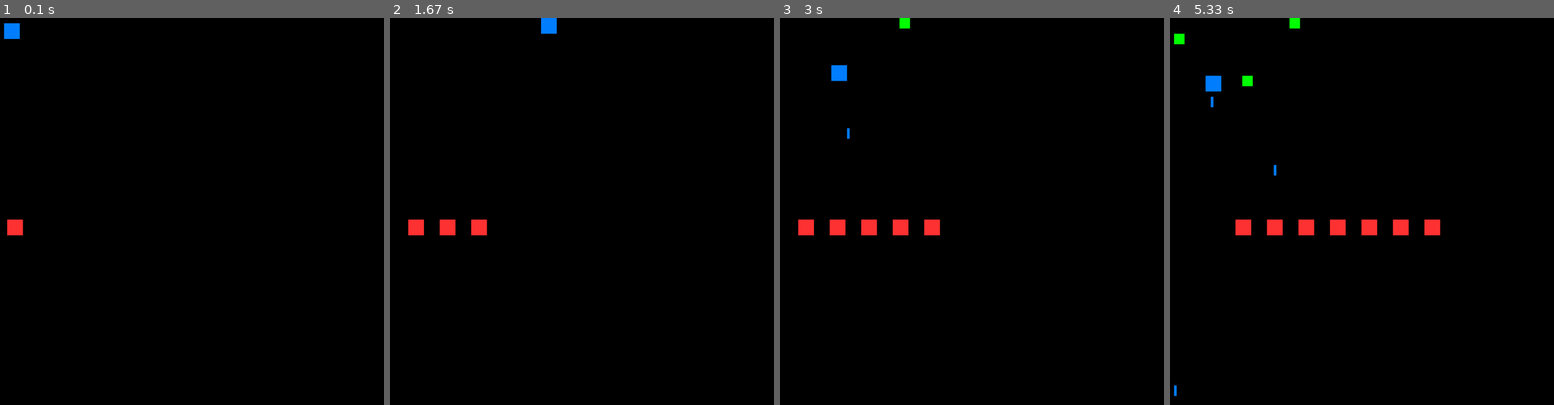
Above: before the commit, frames 1-4 (left to right).
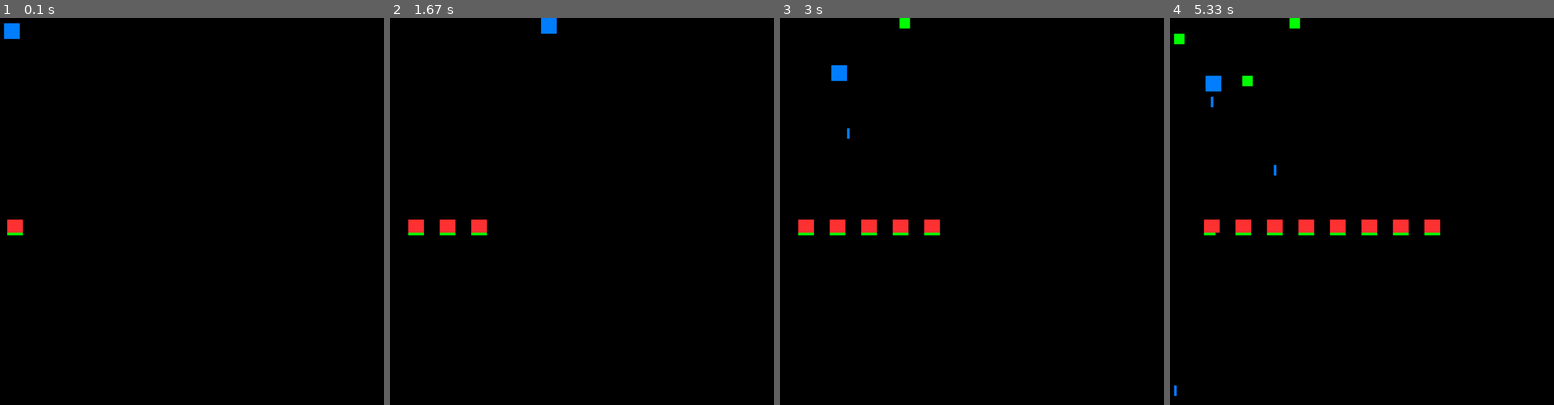
Above: after the commit, the same moments.

Repository: JasZhe/Tower-Defense
Game: pygame game, started from game.py
The game is run twice, just before and just after one commit, with the same random seed, the same clock (stepped at 60 frames per second) and the same inputs.
Inputs:
- Up to frame 1 (0.1 s): no input
- Up to frame 2 (1.67 s): hold Right 0.33-0.8 s; hold Up 0.83-1.13 s; hold Right 1.17-1.63 s
- Up to frame 3 (3 s): hold Left 1.67-2.2 s; tap T at 1.82 s; hold Down 2.23-2.53 s; tap Space at 2.57, 2.97 s; hold Left from 2.9 s (still down)
- Up to frame 4 (5.33 s): tap Space at 3.27, 3.4, 3.8, 4.1, 4.47, 4.87, 5.17 s; release Left at 3.3 s; hold Up 3.33-3.7 s; tap T at 3.48, 4.95 s; hold Right 3.73-4.37 s; hold Down 4.4-4.77 s; hold Left 4.8-5.27 s; hold Right from 5.3 s (still down)

The runs differ from the first frame. In frame 1, less than 0.1% of the frame differs, in the area x 1-7%, y 55-57%; in frame 2, 0.1%; in frame 3, 0.2%; in frame 4, 0.4%, in the area x 8-71%, y 52-57%.

Commit message:
Added HP bar for each enemy; hp and damage can be easily adjusted

Diff:
--- a/game.py
+++ b/game.py
@@ -79,13 +79,14 @@
 class Enemy(object):
 
         # Add health
-        def __init__(self, body, colour, speed, screen_width, screen_height):
+        def __init__(self, body, colour, speed, screen_width, screen_height, hp = 100):
 
             self.body = body
             self.speed = speed
             self.colour = colour
             self.screen_width = screen_width
             self.screen_height = screen_height
+            self.hp = hp
 
 
         def update(self):
@@ -93,10 +94,10 @@
 
         # Return true if the enemy has left the screen
         def check_destroy(self):
-            if self.body.right >= self.screen_width:
-                return 1
+            if self.body.right >= self.screen_width or self.hp <= 0:
+                return True
             else:
-                return 0
+                return False
 
 
 class Bullet(object):
@@ -114,9 +115,9 @@
     # Return true if the bullet leaves the screen
     def check_destroy(self):
         if self.body.bottom >= self.screen_height:
-            return 1
+            return True
         else:
-            return 0
+            return False
 
     # If the bullet hits an enemy, remove the enemy and return true
     # otherwise return false
@@ -143,6 +144,7 @@
 
 BLUE = (0, 128, 255)
 RED = (255, 51, 51)
+ORANGE = (255, 153, 51)
 GREEN = (0, 255, 0)
 BLACK = (0, 0, 0)
 frame_rate = 30
@@ -167,6 +169,7 @@
 bullet_list = []
 last_shot = 0
 SHOT_DELAY = 500
+SHOT_DMG = 25
 
 tower_list = []
 tower_damage = {GREEN : 5}
@@ -221,29 +224,47 @@
     for tower in tower_list:
         pygame.draw.rect(screen, tower.type, tower.body)
 
-    # If the player made a shot draw the bullet
-    for bullet in bullet_list:
-        pygame.draw.rect(screen, bullet.colour, bullet.body)
-        bullet.update()
+
         # If the bullet leaves the screen then stop drawing the current bullet
         # and allow the player to make a new shot
     for bullet in bullet_list:
         if bullet.check_destroy():
             bullet_list.remove(bullet)
 
+     # If the bullet is still on screen, draw it
+    for bullet in bullet_list:
+        pygame.draw.rect(screen, bullet.colour, bullet.body)
+        bullet.update()
+
     # Draw each enemy and move it
     # If the enemy gets to the end of the screen remove it
     # Put draw and remove in different loops
     for enemy in enemy_list:
+        for bullet in bullet_list:
+            if bullet.body.colliderect(enemy.body):
+                enemy.hp = enemy.hp - SHOT_DMG
+                bullet_list.remove(bullet)
+
         if enemy.check_destroy():
             enemy_list.remove(enemy)
-        for bullet in bullet_list:
-            if bullet.body.colliderect(enemy.body):
-                enemy_list.remove(enemy)
-                bullet_list.remove(bullet)
 
     for enemy in enemy_list:
         pygame.draw.rect(screen, enemy.colour, enemy.body)
+
+        # HP Bar
+        pygame.draw.rect(screen, BLACK, [enemy.body.x, enemy.body.y + enemy.body.height - 5, enemy.body.width, 5])
+        #pygame.Rect((10, height / 2), (30, 30))
+
+        color = BLACK
+        if enemy.hp > 0:
+            if enemy.hp > 50:
+                colour = GREEN
+            elif enemy.hp > 30:
+                colour = ORANGE
+            else:
+                colour = RED
+       # pygame.draw.rect(gameDisplay, colour, [ship_X, ship_Y + shipSize - 5, shipSize * hp / 100, 8])
+        pygame.draw.rect(screen, colour, [enemy.body.x, enemy.body.y + enemy.body.height - 5, enemy.body.width * enemy.hp / 100, 5])
         enemy.update()
 
     pygame.display.flip()
